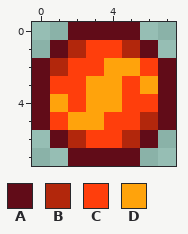
Pixel-art sprite, stored at Projectiles/CrimriseBolt.png. Above, as it was before the edit.
The file is 16x16 pixels, drawn in blocks of 2x2; one block is one cell here.
Palette (. is transparent): A #610c18  B #b2270c  C #ff3e0c  D #ffa30c
Pixels before, first column x 0:
0 ..AAAA..
1 .ABCCBA.
2 ABCCDDCA
3 ACCDDCDA
4 ADCDDCCA
5 ACDDCCBA
6 .ABCCBA.
7 ..AAAA..
The same view after the edit:
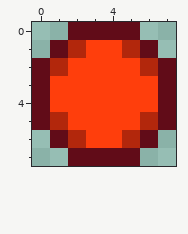
What changed:
Colour B replaces colour C in row 2 at x 6; in row 5 at x 1.
Colour C replaces colour D in row 2 at x 4 to 5; in row 3 at x 3 to 4 and 6; in row 4 at x 1 and 3 to 4; in row 5 at x 2 to 3.
